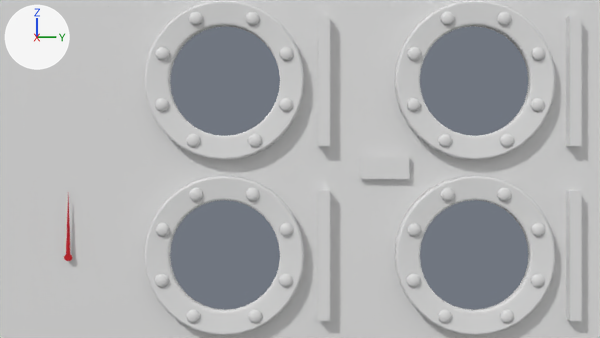
A saved change to the Blender file BLENDER/overlay.blend.
One viewpoint serves both versions: the file's camera 'CAM_Camera'. The axes (+X, +Y, +Z) are drawn at upper left. The lights are the same throughout.

Script lines for the objects in view, before the commit:
```python
ob_msh_alarme = bpy.data.objects.new('MSH_Alarme', me_cube_001)
ob_msh_alarme.location = (0.32, 4.74, 0.06)
ob_msh_alarme.scale = (0.393, 1.33, 0.629)
ob_msh_clock = bpy.data.objects.new('MSH_Clock', me_cube_005)
ob_msh_clock.location = (0.29, -12.83, -4.92)
ob_msh_fond_001 = bpy.data.objects.new('MSH_Fond.001', me_plane_001)
ob_msh_fond_001.location = (0.0, 0.0, 0.0)
ob_msh_fond_001.rotation_euler = (0.0, 1.571, 0.0)  # degrees (0, 90, 0)
ob_msh_fond_001.scale = (9.61, 17.0, 1.68)
ob_msh_oxygenmeter_p1 = bpy.data.objects.new('MSH_OxygenMeter_P1', me_cube_003)
ob_msh_oxygenmeter_p1.location = (0.32, 1.34, 1.26)
ob_msh_oxygenmeter_p2 = bpy.data.objects.new('MSH_OxygenMeter_P2', me_cube_002)
ob_msh_oxygenmeter_p2.location = (0.32, 15.15, 1.26)
ob_msh_oxygenmeter_p3 = bpy.data.objects.new('MSH_OxygenMeter_P3', me_cube_004)
ob_msh_oxygenmeter_p3.location = (0.32, 1.34, -8.34)
ob_msh_oxygenmeter_p4 = bpy.data.objects.new('MSH_OxygenMeter_P4', me_cube_000)
ob_msh_oxygenmeter_p4.location = (0.32, 15.15, -8.34)
# also in view: 'Plane' at (0.0, -13.8, 0.0); 'Cylinder.004' at (0.3, 2.8, 0.1)
```
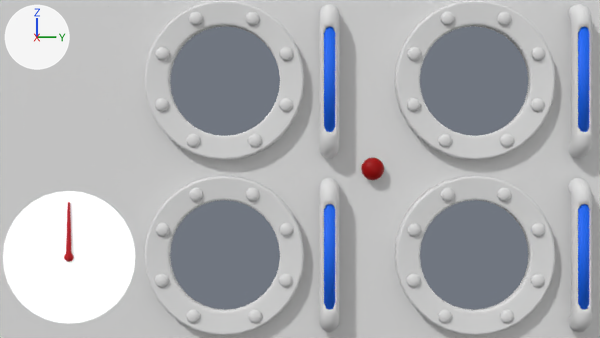
Changed parts and their boxes [x1, y1, x2, y2] in the pictures (600 x 338 px; the box of a moved part takes in the faces that stretch with it):
'Circle', added
    after: [3, 191, 135, 324]
'MSH_OxygenPipe', added
    after: [319, 4, 592, 332]
'MSH_OxygenMeter_P4', reshaped, moved
    before: [566, 190, 582, 321]
    after: [578, 204, 589, 310]
'MSH_OxygenMeter_P2', reshaped, moved
    before: [566, 16, 582, 146]
    after: [578, 26, 589, 132]
'MSH_OxygenMeter_P3', reshaped, moved
    before: [318, 190, 330, 321]
    after: [324, 204, 335, 310]
'MSH_OxygenMeter_P1', reshaped, moved
    before: [318, 16, 330, 146]
    after: [324, 27, 335, 132]
'MSH_Alarme', deleted
    before: [361, 156, 409, 179]
'Sphere', added
    after: [361, 158, 384, 180]
'MSH_Clock', reshaped, moved, rescaled (22% wider, 12% shorter)
    before: [64, 193, 72, 261]
    after: [64, 202, 74, 262]
part 1 of me_cube_005, moved or reshaped
    before: [64, 193, 72, 261]
    after: [64, 202, 74, 262]
part 3 of me_cube_003, built on
    before: [318, 16, 330, 146]
    after: [324, 27, 335, 132]
part 5 of me_cube_002, built on
    before: [566, 16, 582, 146]
    after: [578, 26, 589, 132]
part 7 of me_cube_004, built on
    before: [318, 190, 330, 321]
    after: [324, 204, 335, 310]
part 9 of me_cube_000, built on
    before: [566, 190, 582, 321]
    after: [578, 204, 589, 310]

What changed in the scene script:
```text
Add mat_mat_clockbg:
    mat_mat_clockbg = bpy.data.materials.new('MAT_ClockBG')
    # nodes: AddShader, BsdfPrincipled, BsdfTransparent, OutputMaterial
    # colours: white #ffffff
Change me_cube_002:
    remove me_cube_002.from_pydata(...)  # 8 vertices, 6 faces; spans x -0.32..0.32, y -0.32..0.32, z 0.0..7.15
    add me_cube_002.from_pydata(...)  # 34 vertices, 48 faces; spans x -0.46..0.46, y -0.46..0.46, z 0.0..5.88
    me_cube_002 part 5: the whole mesh is rebuilt
    me_cube_002 part 6: the surface is now shaded smooth
    add me_cube_002.materials.append(mat_mat_oxygen)  # blue #106cff
Change me_cube_000:
    remove me_cube_000.from_pydata(...)  # 8 vertices, 6 faces; spans x -0.32..0.32, y -0.32..0.32, z 0.0..7.15
    add me_cube_000.from_pydata(...)  # 34 vertices, 48 faces; spans x -0.46..0.46, y -0.46..0.46, z 0.0..5.88
    me_cube_000 part 9: the whole mesh is rebuilt
    me_cube_000 part 10: the surface is now shaded smooth
    add me_cube_000.materials.append(mat_mat_oxygen)  # blue #106cff
Change me_cube_003:
    remove me_cube_003.from_pydata(...)  # 8 vertices, 6 faces; spans x -0.32..0.32, y -0.32..0.32, z 0.0..7.15
    add me_cube_003.from_pydata(...)  # 34 vertices, 48 faces; spans x -0.46..0.46, y -0.46..0.46, z 0.0..5.88
    me_cube_003 part 3: the whole mesh is rebuilt
    me_cube_003 part 4: the surface is now shaded smooth
    add me_cube_003.materials.append(mat_mat_oxygen)  # blue #106cff
Change me_cube_004:
    remove me_cube_004.from_pydata(...)  # 8 vertices, 6 faces; spans x -0.32..0.32, y -0.32..0.32, z 0.0..7.15
    add me_cube_004.from_pydata(...)  # 34 vertices, 48 faces; spans x -0.46..0.46, y -0.46..0.46, z 0.0..5.88
    me_cube_004 part 7: the whole mesh is rebuilt
    me_cube_004 part 8: the surface is now shaded smooth
    add me_cube_004.materials.append(mat_mat_oxygen)  # blue #106cff
Change me_cube_005:
    remove me_cube_005.from_pydata(...)  # 25 vertices, 26 faces; spans x -0.07..0.04, y -0.22..0.22, z -0.21..3.79
    add me_cube_005.from_pydata(...)  # 30 vertices, 30 faces; spans x -0.09..0.08, y -0.31..0.31, z -0.28..3.65
    me_cube_005 part 1: the whole mesh is rebuilt
    me_cube_005 part 2: the surface is now shaded smooth
Change ob_msh_oxygenmeter_p2:
    ob_msh_oxygenmeter_p2.location: (0.32, 15.15, 1.26) -> (0.86, 15.41, 1.9)
Remove ob_msh_alarme:
    ob_msh_alarme = bpy.data.objects.new('MSH_Alarme', me_cube_001)
Change ob_msh_oxygenmeter_p4:
    ob_msh_oxygenmeter_p4.location: (0.32, 15.15, -8.34) -> (0.86, 15.41, -7.66)
Change ob_msh_oxygenmeter_p1:
    ob_msh_oxygenmeter_p1.location: (0.32, 1.34, 1.26) -> (0.86, 1.62, 1.9)
Change ob_msh_oxygenmeter_p3:
    ob_msh_oxygenmeter_p3.location: (0.32, 1.34, -8.34) -> (0.86, 1.62, -7.66)
Change ob_msh_clock:
    ob_msh_clock.location: (0.29, -12.83, -4.92) -> (0.17, -12.83, -4.92)
    ob_msh_clock.scale: (1.0, 1.0, 1.0) -> (0.85, 0.85, 0.85)
Add ob_msh_oxygenpipe:
    ob_msh_oxygenpipe = bpy.data.objects.new('MSH_OxygenPipe', me_cylinder_014)  # 212 vertices, 178 faces; spans x -0.76..0.67, y -0.67..0.67, z -5.33..5.33; modifiers ARRAY, ARRAY
    ob_msh_oxygenpipe.location = (0.86, 1.62, 4.84)
    ob_msh_oxygenpipe.scale = (0.8, 0.8, 0.8)
Add ob_circle:
    ob_circle = bpy.data.objects.new('Circle', me_circle_001)  # 33 vertices, 32 faces; spans x -3.69..3.69, y -3.69..3.69, z 0.0
    ob_circle.location = (0.06, -12.83, -4.92)
    ob_circle.rotation_euler = (0.0, 1.571, 0.0)  # degrees (0, 90, 0)
Add ob_sphere:
    ob_sphere = bpy.data.objects.new('Sphere', me_sphere)  # 129 vertices, 128 faces; spans x -1.0..1.0, y -1.0..1.0, z 0.0..1.0; in mat_mat_alarmlight (red #a50000)
    ob_sphere.location = (0.3, 4.04, 0.0)
    ob_sphere.rotation_euler = (0.0, 1.571, 0.0)  # degrees (0, 90, 0)
    ob_sphere.scale = (0.631, 0.631, 0.477)
```
